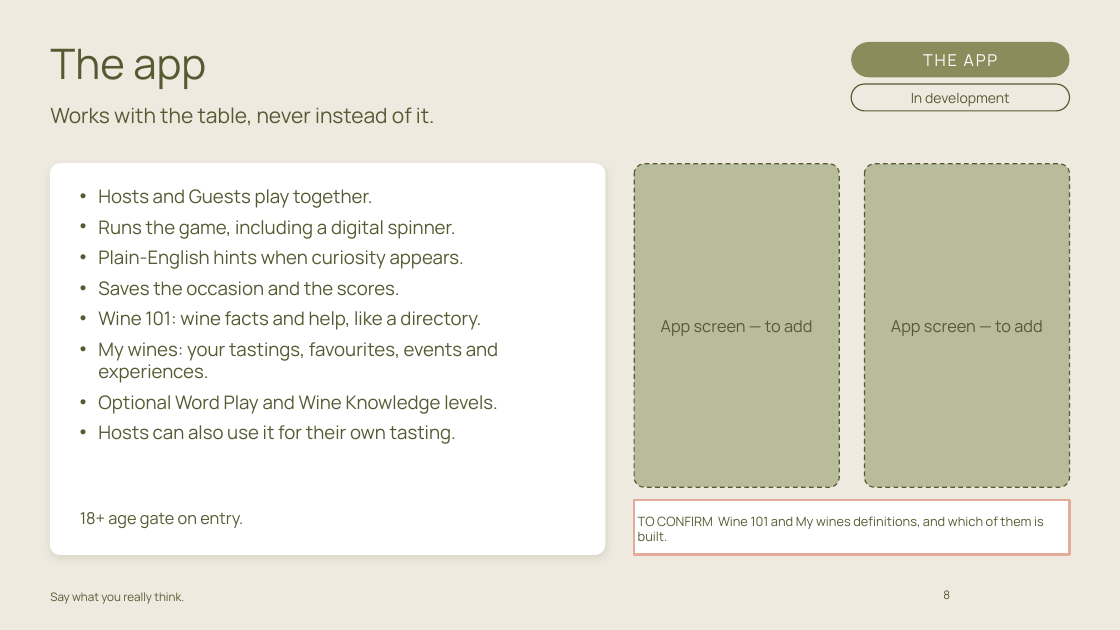
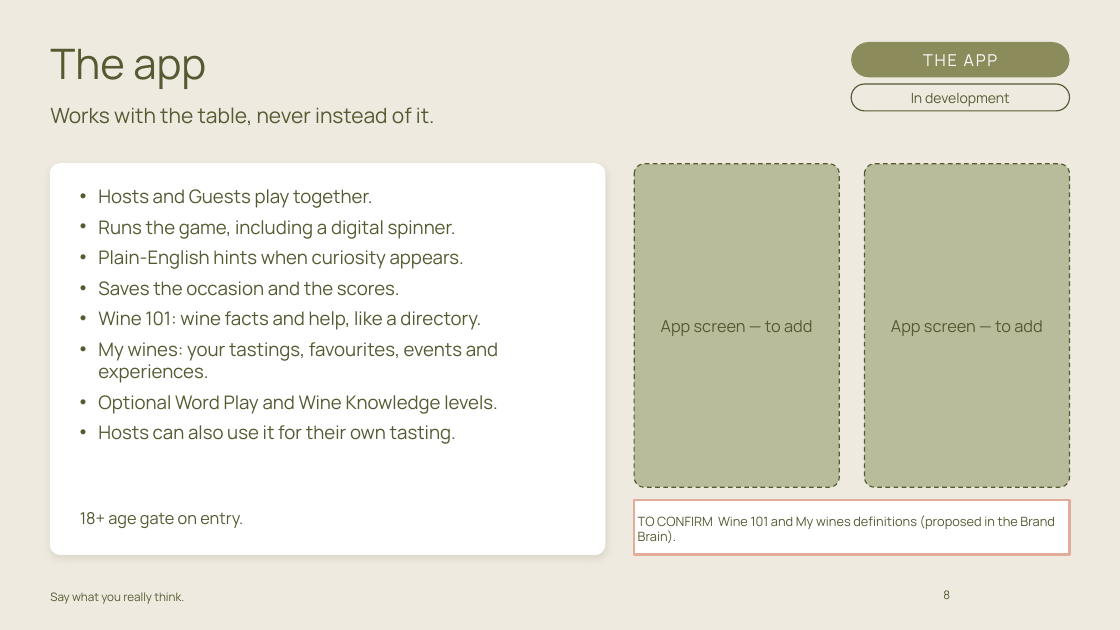
Before and after one commit to carrie147/entre-amis-brand-agent, a slide deck: slide 8 of decks/Entre Amis - core brand story - DRAFT.pptx. Drawn at 1120x630 pixels with LibreOffice and Linux fonts; fonts in the diff are those of the drawing; background and template pictures are left out. Boxes give left, top, right and bottom in pixels: in the first picture for what was removed or moved away, otherwise in the second. Text is boxed around its words. In the diff, an @@ line names an element or a change of style, - is before the commit and + after.

```diff
--- a/decks/Entre Amis - core brand story - DRAFT.pptx
+++ b/decks/Entre Amis - core brand story - DRAFT.pptx
@@ text in rectangle at [638,515,1055,543]: text changed @@
-TO CONFIRM Wine 101 and My wines definitions, and which of them is built.
+TO CONFIRM Wine 101 and My wines definitions (proposed in the Brand Brain).
```
Also in this commit, not shown: 2 other files.
